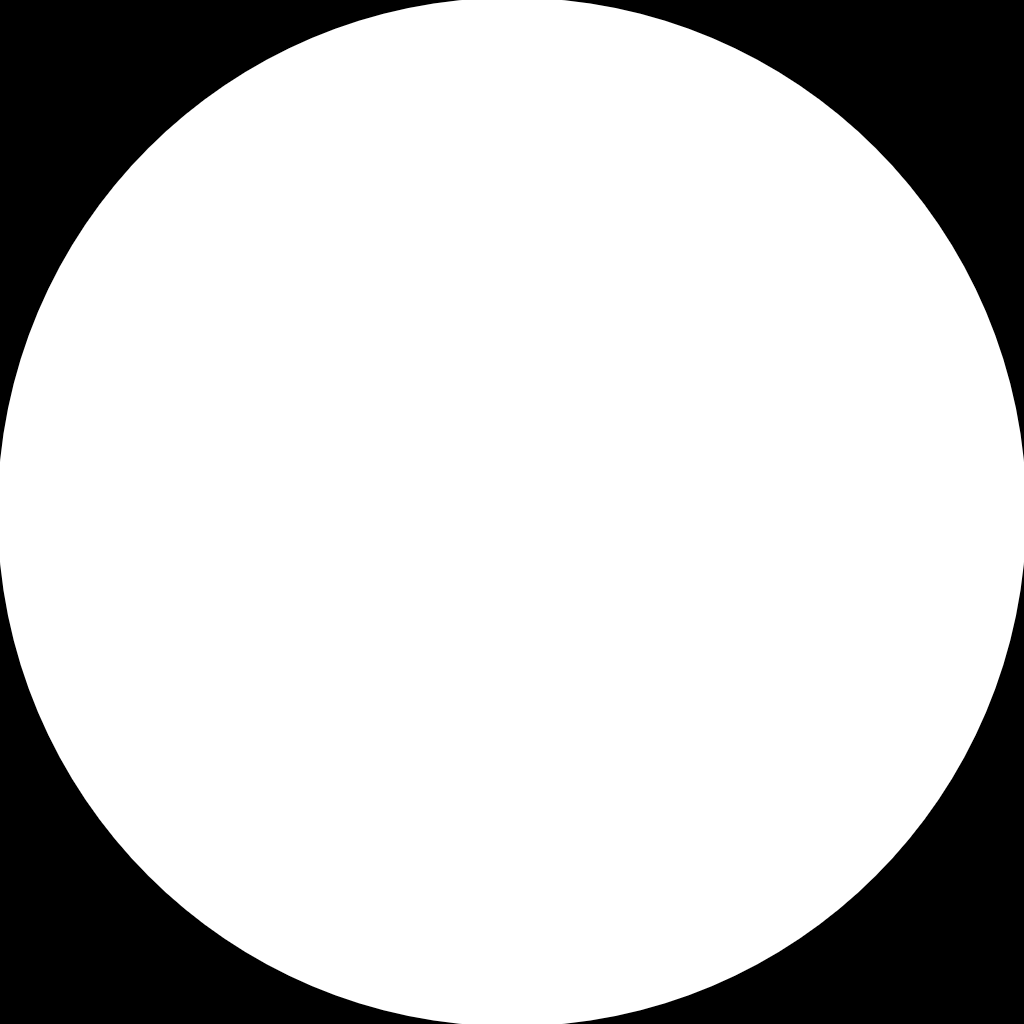
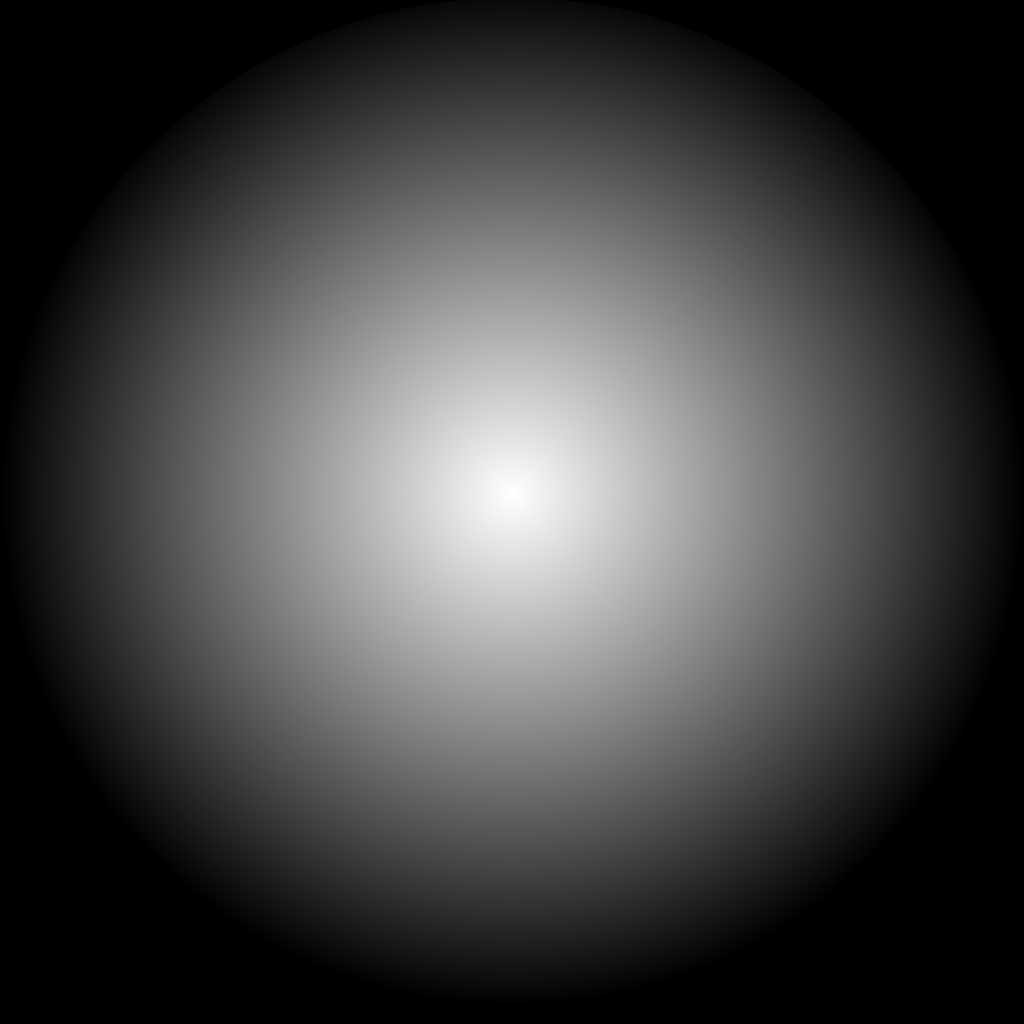
Layer changes from the first 1024px x 1024px image to the second:
painted on "Paint Layer 1" over (0, 0, 1024, 1024)
